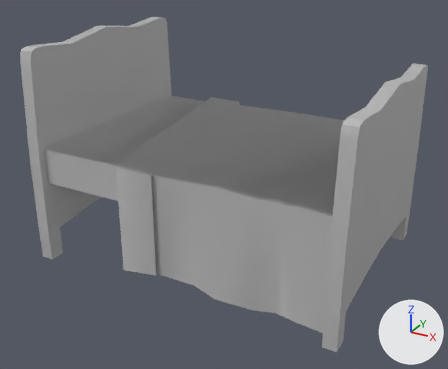
Two versions of the OBJ model Assets/Modelos3D/CAMA.obj, one commit apart.
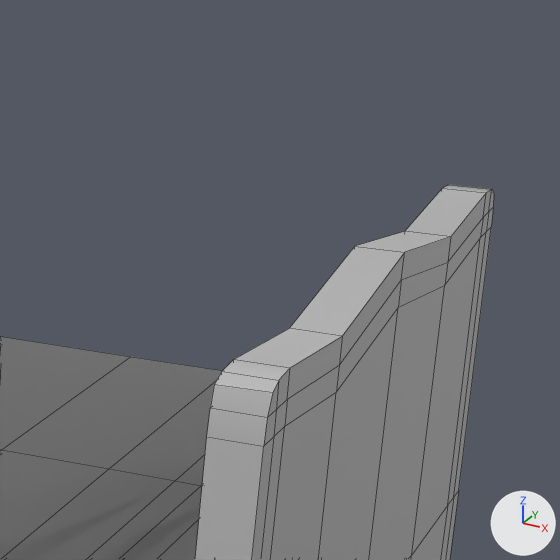
There are two pictures of each version: one whole from a camera (50 mm lens) standing at (84.9, -158.9, 100.8) and looking at (0.1, -4.9, 23.8), one close up on the part from 62% to 100% of the width and 2% to 48% of the height. Every picture has the same lights, and +X, +Y and +Z are marked at lower right. The close-ups show mesh edges as thin lines. Where no turn or scale is listed for an object, it has been applied to the vertices.

The older version as bpy lines, for what is in view:
```python
me_pies_cama = bpy.data.meshes.new('Pies_Cama')
me_pies_cama.from_pydata(...)  # 382 vertices, 378 faces; spans x -49.0..49.0, y -36.0..36.0, z 0.0..67.3
me_pies_cama.materials.append(mat_cama_wire_166229229)  # grey #bcbcbc
ob_pies_cama = bpy.data.objects.new('Pies_Cama', me_pies_cama)
ob_pies_cama.location = (0.0, 0.0, 0.0)
```
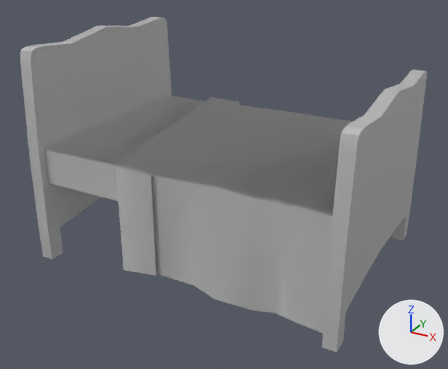
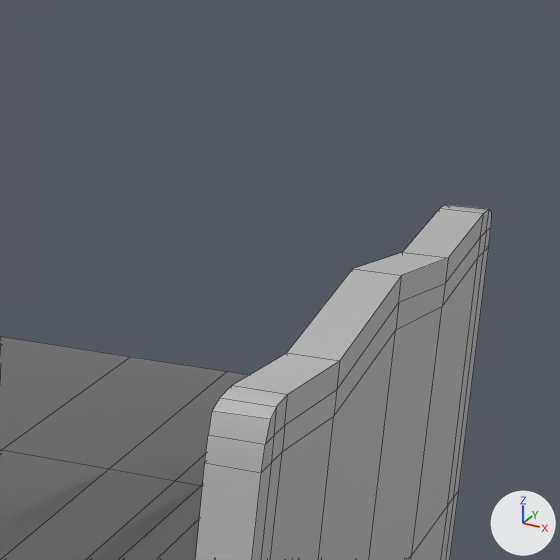
Commit message: Cama de nuevo

Pixel boxes [x1, y1, x2, y2] of what changed, in the close-ups (560 x 560 px; the box of a moved part takes in the faces that stretch with it):
'Pies_Cama', reshaped
    before: [0, 185, 494, 560]
    after: [0, 205, 491, 560]
part 1 of me_pies_cama, moved or reshaped
    before: [195, 185, 494, 560]
    after: [195, 205, 491, 560]

The change, as a list of edits to the scene's bpy script:
```text
Change me_pies_cama:
    where me_pies_cama.from_pydata(...)  # 382 vertices, 378 faces; spans x -49.0..49.0, y -36.0..36.0, z 0.0..67.3
    used by ob_pies_cama; location = (0.0, 0.0, 0.0)
    me_pies_cama part 1: all 54 vertices in x 45.1..49.0, y -34.2..34.3, z 53.7..60.4 are moved by (0.0, 0.0, -1.9)
```
